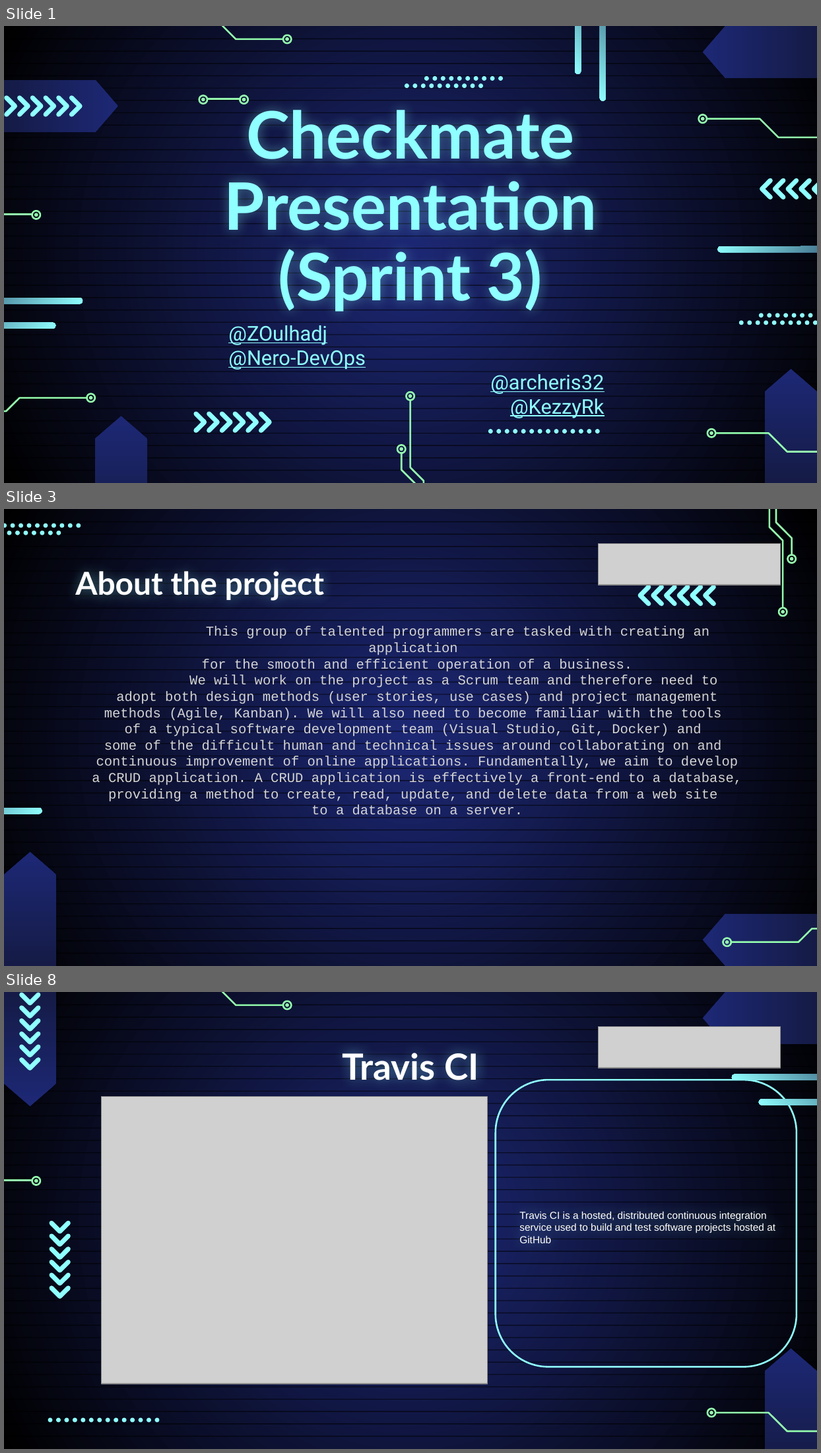
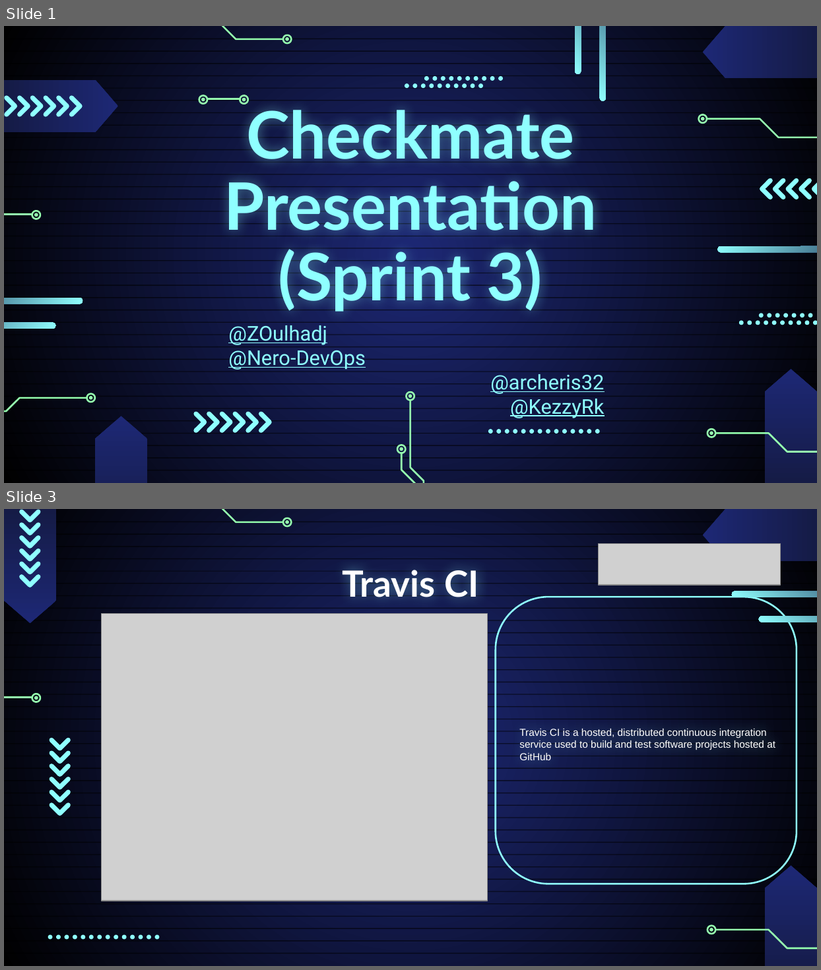
Before and after one commit to checkmate-group/coursework, a slide deck: documents/presentations/sprint_3_presentation.pptx. Shown one above the other, each under a label of ours: slides 1, 3 and 8 before the commit, slides 1 and 3 after it; the slides between them are not shown. The pictures are 821x1453 and 821x970 pixels, drawn with LibreOffice and Linux fonts; fonts in the diff are those of the drawing; grey boxes stand for pictures. Boxes give left, top, right and bottom in pixels: in the first picture for what was removed or moved away, otherwise in the second. Text is boxed around its words. In the diff, an @@ line names an element or a change of style, - is before the commit and + after.

```diff
--- a/documents/presentations/sprint_3_presentation.pptx
+++ b/documents/presentations/sprint_3_presentation.pptx
@@ slide 3 removed at [4, 509, 817, 966], background gradient #1D2875 to #000000; not listed: 36 template elements that a slide beside it also shows @@
@@ group removed at [4, 524, 81, 536]: 17 ellipses @@
@@ group removed at [770, 509, 796, 617]: 6 freeform shapes @@
@@ picture removed at [599, 543, 781, 585] @@
@@ title removed at [75, 570, 324, 601] @@
-About the project
@@ group removed at [638, 585, 716, 606]: 6 freeform shapes @@
@@ text removed at [92, 626, 742, 819] @@
-This group of talented programmers are tasked with creating an application
-for the smooth and efficient operation of a business.
-We will work on the project as a Scrum team and therefore need to
-adopt both design methods (user stories, use cases) and project management
-methods (Agile, Kanban). We will also need to become familiar with the tools
-of a typical software development team (Visual Studio, Git, Docker) and
-some of the difficult human and technical issues around collaborating on and
-continuous improvement of online applications. Fundamentally, we aim to develop
-a CRUD application. A CRUD application is effectively a front-end to a database,
-providing a method to create, read, update, and delete data from a web site
-to a database on a server.
@@ rounded rectangle removed at [4, 808, 42, 814] @@
@@ flow chart offpage connector removed at [4, 852, 56, 966] @@
@@ flow chart offpage connector removed at [702, 914, 816, 966] @@
@@ freeform shape removed at [723, 938, 731, 947] @@
@@ freeform shape removed at [725, 941, 729, 945] @@
@@ freeform shape removed at [732, 929, 817, 943] @@
@@ what was slide 8 is now slide 3 @@
```
Also in this commit, not shown: 1 slide changed, 6 slides added, 9 other slides removed.
